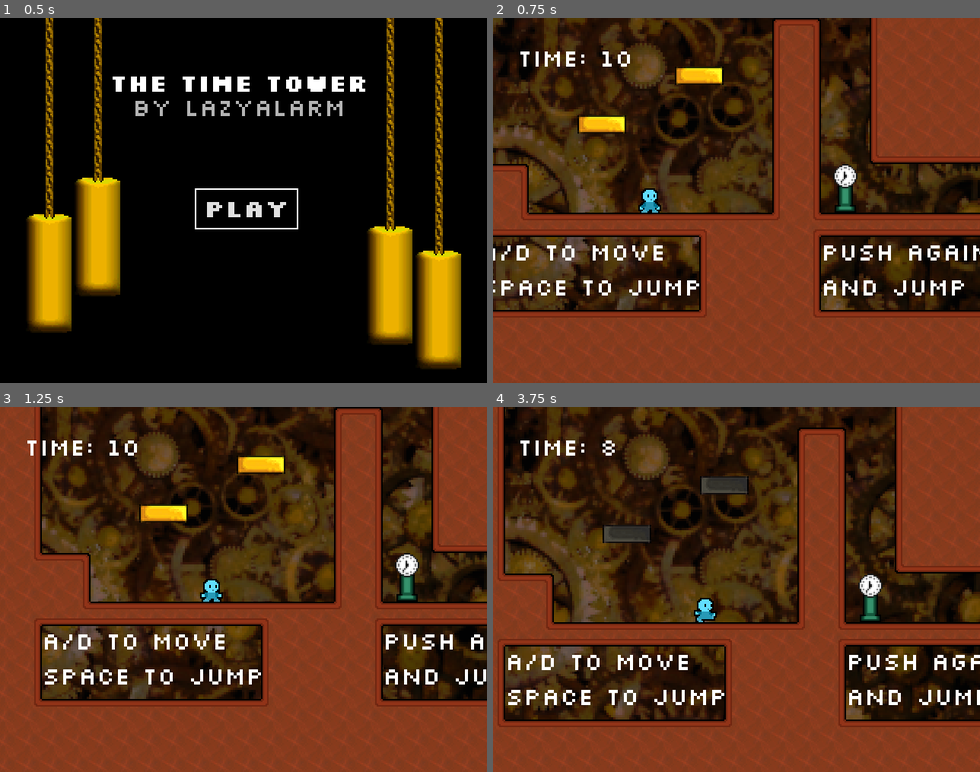
Above: before the commit, frames 1-4 (two rows, left to right).
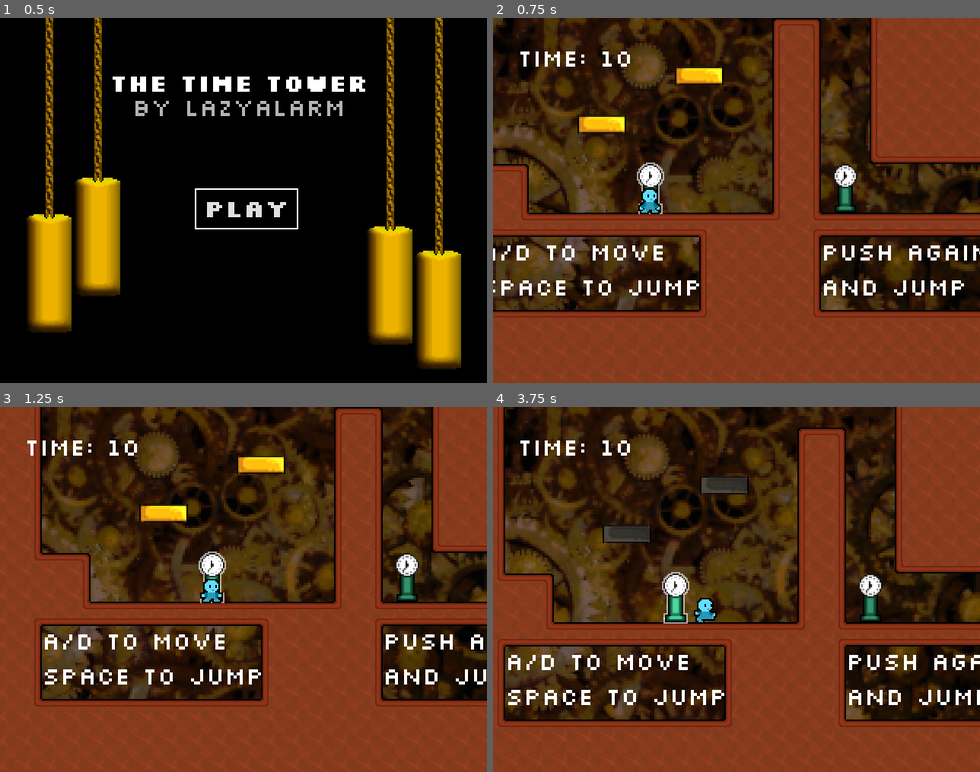
Above: after the commit, the same moments.

Repository: LazyAlarm/thetimetower
Game: Godot game, scene res://src/prefabs/World.tscn
Same seed, same stepped clock (60 frames per second), same inputs: the game is played once before the commit and once after it.
Inputs:
- Up to frame 1 (0.5 s): no input
- Up to frame 2 (0.75 s): click "Play" at 0.5 s
- Up to frame 3 (1.25 s): no input
- Up to frame 4 (3.75 s): hold D (move_right) 1.28-2.78 s; tap Space (jump) at 1.52, 2.27 s; hold A (move_left) 2.78-3.53 s; hold D (move_right) from 3.53 s (still down)

Frame 1 is identical in both runs. In frame 2, 0.4% of the frame differs, in the area x 29-36%, y 39-54%; in frame 3, 0.4%; in frame 4, 0.7%, in the area x 22-41%, y 9-60%.

Commit message:
2022-11-13 2350 v1.05

Diff:
--- a/project.godot
+++ b/project.godot
@@ -8,9 +8,25 @@
 
 config_version=4
 
+_global_script_classes=[ {
+"base": "Area2D",
+"class": "Checkpoint",
+"language": "GDScript",
+"path": "res://src/scripts/Checkpoint.gd"
+}, {
+"base": "KinematicBody2D",
+"class": "Hazard",
+"language": "GDScript",
+"path": "res://src/scripts/Hazard.gd"
+} ]
+_global_script_class_icons={
+"Checkpoint": "",
+"Hazard": ""
+}
+
 [application]
 
-config/name="Ludum Dare 51"
+config/name="The Time Tower v1.05"
 run/main_scene="res://src/prefabs/World.tscn"
 config/icon="res://icon.png"
 
@@ -67,6 +83,12 @@
 , Object(InputEventJoypadButton,"resource_local_to_scene":false,"resource_name":"","device":0,"button_index":0,"pressure":0.0,"pressed":false,"script":null)
  ]
 }
+reset={
+"deadzone": 0.5,
+"events": [ Object(InputEventKey,"resource_local_to_scene":false,"resource_name":"","device":0,"alt":false,"shift":false,"control":false,"meta":false,"command":false,"pressed":false,"scancode":0,"physical_scancode":82,"unicode":0,"echo":false,"script":null)
+, Object(InputEventJoypadButton,"resource_local_to_scene":false,"resource_name":"","device":0,"button_index":10,"pressure":0.0,"pressed":false,"script":null)
+ ]
+}
 
 [layer_names]
 
--- a/src/prefabs/World.tscn
+++ b/src/prefabs/World.tscn
@@ -2448,7 +2448,10 @@
 00:00:00:00"
 align = 1
 
-[node name="Checkpoint" parent="." instance=ExtResource( 13 )]
+[node name="Checkpoint0" parent="." instance=ExtResource( 13 )]
+position = Vector2( -48, 120 )
+
+[node name="Checkpoint1" parent="." instance=ExtResource( 13 )]
 
 [node name="Checkpoint2" parent="." instance=ExtResource( 13 )]
 position = Vector2( 304, 120 )
--- a/src/scripts/Checkpoint.gd
+++ b/src/scripts/Checkpoint.gd
@@ -1,11 +1,19 @@
 extends Area2D
+class_name Checkpoint
 
-
+signal checkpoint_reached(spawnpoint)
+var body_to_check
 
 
 func _on_Checkpoint_body_entered(body: Node) -> void:
 	$Sprite.frame = 1
 	$AudioStreamPlayer2D.play()
 
+func _physics_process(delta: float) -> void:
+	if(body_to_check and overlaps_body(body_to_check)):
+		emit_signal("checkpoint_reached",global_position)
+
+
+
 func _on_Checkpoint_body_exited(body: Node) -> void:
 	$Sprite.frame = 0
--- a/src/scripts/Cog.gd
+++ b/src/scripts/Cog.gd
@@ -1,8 +1,14 @@
-extends KinematicBody2D
+extends Hazard
 
 
 export var speed : float = -30
+var base_rot
 
+func _ready() -> void:
+	base_rot = rotation
+
+func reset():
+	rotation = base_rot
 
 
 
--- a/src/scripts/Crusher.gd
+++ b/src/scripts/Crusher.gd
@@ -1,11 +1,13 @@
-extends KinematicBody2D
+extends Hazard
 
 export var start_time : float = 0
 export var speed : float = 100
 
+onready var animator := $AnimationPlayer
+
 func _ready() -> void:
 	if start_time == 0:
-		$AnimationPlayer.play("anim_Crusher",-1,speed/100)
+		animator.play("anim_Crusher",-1,speed/100)
 	else:
 		$StartTimer.start(start_time)
 
@@ -13,6 +15,10 @@
 func _on_StartTimer_timeout() -> void:
 	$AnimationPlayer.play("anim_Crusher",-1,speed/100)
 
+func reset():
+	animator.play("RESET")
+	$StartTimer.start(start_time)
+
 func _randomize_sound():
 	var randomfloat : float = rand_range(0.9,1.1)
 	$AudioStreamPlayer2D.pitch_scale = randomfloat
--- a/src/scripts/GameMaster.gd
+++ b/src/scripts/GameMaster.gd
@@ -1,15 +1,15 @@
 extends Node
 
 
+onready var player = $Player
 onready var music_ending := preload("res://src/sound/Juhani Junkala [Chiptune Adventures] 1. Stage 1.wav")
-
 onready var menu = $CanvasLayer/Menu
 onready var timer = $Timer
 onready var timer_text = $CanvasLayer/UI/TimerText
-onready var outoftime = $CanvasLayer/UI/OutOfTime
-onready var player = $Player
+onready var gameover_text = $CanvasLayer/UI/OutOfTime
 onready var totaltime_text = get_parent().get_node("Ending/Total Time")
-#var spawnpoint : Vector2 = Vector2.ZERO
+
+var hazards : Array
 var spawnpoints : Array
 var index : int = 0
 var waiting : bool = true
@@ -24,10 +24,26 @@
 	get_tree().paused = true
 	spawnpoints.append(player.global_position)
 	player.connect("respawn",self,"_respawn")
-	player.connect("player_won",self,"_player_won")
 	timer.connect("timeout",self,"_timeout")
 
+	#Setup Spawnpoints
+	for node in get_parent().get_children():
+		print_debug(node.name)
+		if node is Checkpoint:
+			node.body_to_check = player
+			node.connect("checkpoint_reached",self,"_set_spawn")
+	#Get Obstacles
+	for child in get_parent().get_children():
+		if (child.get_child_count() > 0):
+			for grandchild in child.get_children():
+				if grandchild is Hazard:
+					hazards.append(grandchild)
+
 func _process(delta: float) -> void:
+	if(Input.is_action_pressed("reset")):
+		reset_timer += delta
+		if(reset_timer > 1):
+			get_tree().reload_current_scene()
 
 	if(quiet_music):
 		$"BG Music".volume_db = clamp($"BG Music".volume_db- (delta*4),-100,100)
@@ -53,22 +69,20 @@
 		return
 	timer_text.text = "Time: 0"
 	player.player_died()
-	outoftime.show()
+	gameover_text.show()
 
 
 func _respawn():
-	outoftime.hide()
+	gameover_text.hide()
 	timer.stop()
 	waiting = true
 	player.has_moved = false
-	#if(index != 0):
-	#	spawnpoints.remove(index)
-	#index -= 1
 	if(index < 0): index = 0
 	player.global_transform.origin = spawnpoints[index]
 	player.velocity = Vector2.ZERO
+	#_reset_cycles()
 
-func _player_won(spawnpoint):
+func _set_spawn(spawnpoint):
 	timer.stop()
 	waiting = true
 	player.has_moved = false
@@ -77,22 +91,24 @@
 			return
 	spawnpoints.append(spawnpoint)
 	index += 1
+	#_reset_cycles()
+
+#TODO: Get list on ready then only loop through that list
+func _reset_cycles():
+	for hazard in hazards:
+		hazard.reset()
 
 
+var reset_timer : float
 
 func _on_Play_button_down() -> void:
 	get_tree().paused = false
 	menu.hide()
 	$"BG Music".play()
 
-
-
 func _on_Final_Checkpoint(body: Node) -> void:
 	won = true
 	timer_text.text = "Time: Infinite"
-
-
-
 
 func _on_Shhhh_body_entered(body: Node) -> void:
 	if(body.collision_layer == 9): #Player
@@ -102,6 +118,10 @@
 	if(Input.is_action_pressed("start")):
 		if(menu.visible):
 			_on_Play_button_down()
+
+	if(Input.is_action_just_released("reset")):
+		reset_timer = 0
+		_respawn()
 
 func _on_Win_body_entered(body: Node) -> void:
 	if(body.collision_layer == 9): #Player
--- /dev/null
+++ b/src/scripts/Hazard.gd
@@ -0,0 +1,6 @@
+extends KinematicBody2D
+class_name Hazard
+
+
+func reset():
+	pass
--- a/src/scripts/Player.gd
+++ b/src/scripts/Player.gd
@@ -144,7 +144,7 @@
 
 
 signal respawn
-signal player_won(spawnpoint)
+
 
 func player_died():
 	animator.play("anim_Die",-1,1)
@@ -160,5 +160,3 @@
 func _on_hitbox_collision(area: Area2D) -> void:
 	if(area.collision_layer == 4): #Enemy
 		emit_signal("player_died")
-	if(area.collision_layer == 16): #Goal
-		emit_signal("player_won",area.global_position)
--- a/src/scripts/StepOut.gd
+++ b/src/scripts/StepOut.gd
@@ -1,4 +1,4 @@
-extends KinematicBody2D
+extends Hazard
 
 onready var animator :=  $AnimationPlayer
 export var speed : float = 1
@@ -15,6 +15,10 @@
 func _on_StartTimer_timeout() -> void:
 	animator.play("anim_StepOut",-1,speed)
 
+func reset():
+	animator.play("RESET")
+	$StartTimer.start(start_time)
+
 func _randomize_sound():
 	var randomfloat : float = rand_range(0.9,1.1)
 	$StepIn.pitch_scale = randomfloat
